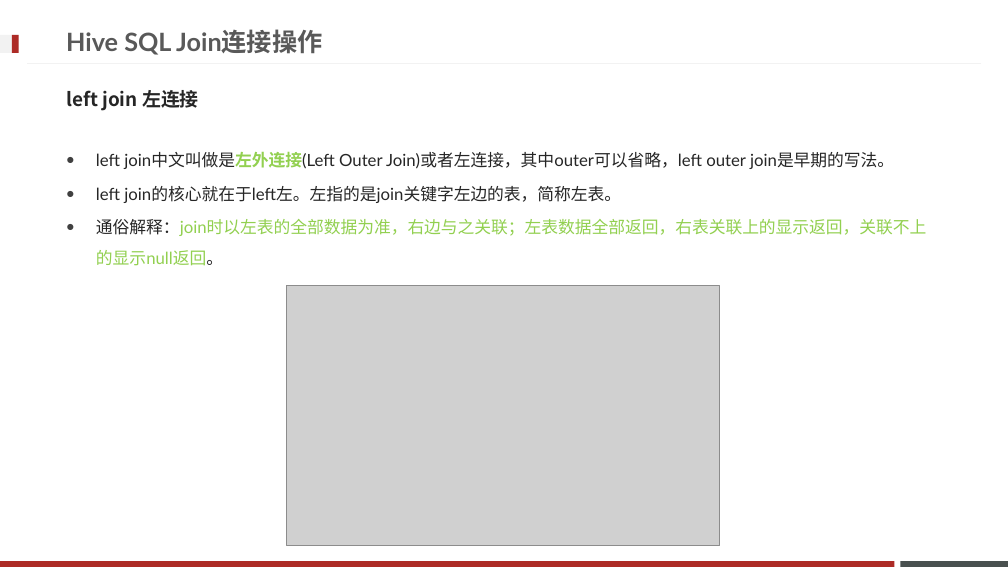
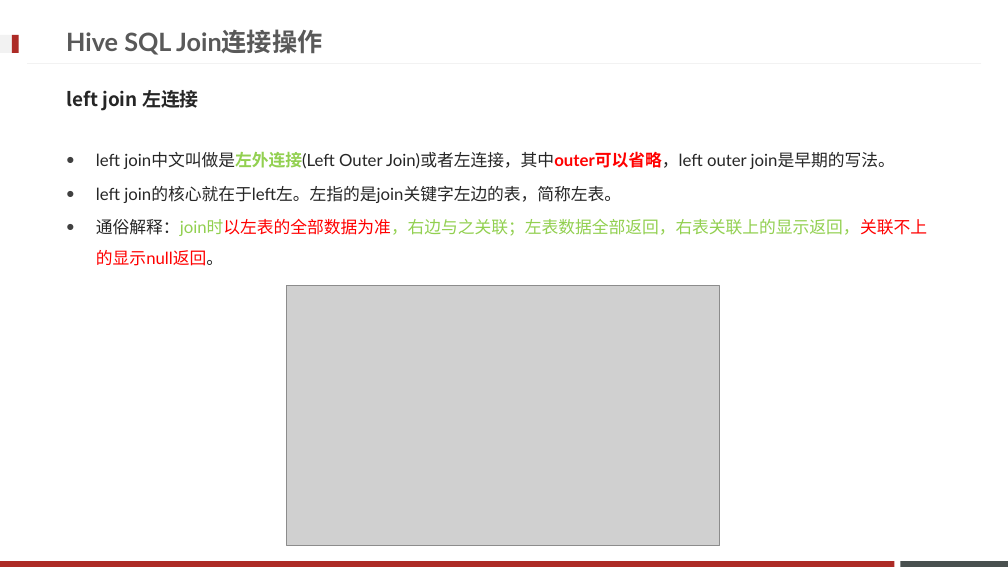
Before and after one commit to Legolas9999/big_data, a slide deck: slide 52 of Hadoop/大数据离线阶段--07.pptx. Drawn at 1008x567 pixels with LibreOffice and Linux fonts; fonts in the diff are those of the drawing; grey boxes stand for pictures; background and template pictures are left out. Boxes give left, top, right and bottom in pixels: in the first picture for what was removed or moved away, otherwise in the second. Text is boxed around its words. In the diff, an @@ line names an element or a change of style, - is before the commit and + after.

```diff
--- a/Hadoop/大数据离线阶段--07.pptx
+++ b/Hadoop/大数据离线阶段--07.pptx
@@ text at [96, 152, 927, 266]: text colour #262626 to #FF0000, bold on in "Join)或者左连接，其中outer可以省略，left"; text colour #92D050 to #FF0000 in "通俗解释：join时以左表的全部数据为准，右边与之关联；左表数据全部返回，右表关联上的显示返回，关联不上的显示null返 ..." @@
```
Also in this commit, not shown: 11 other slides changed.
